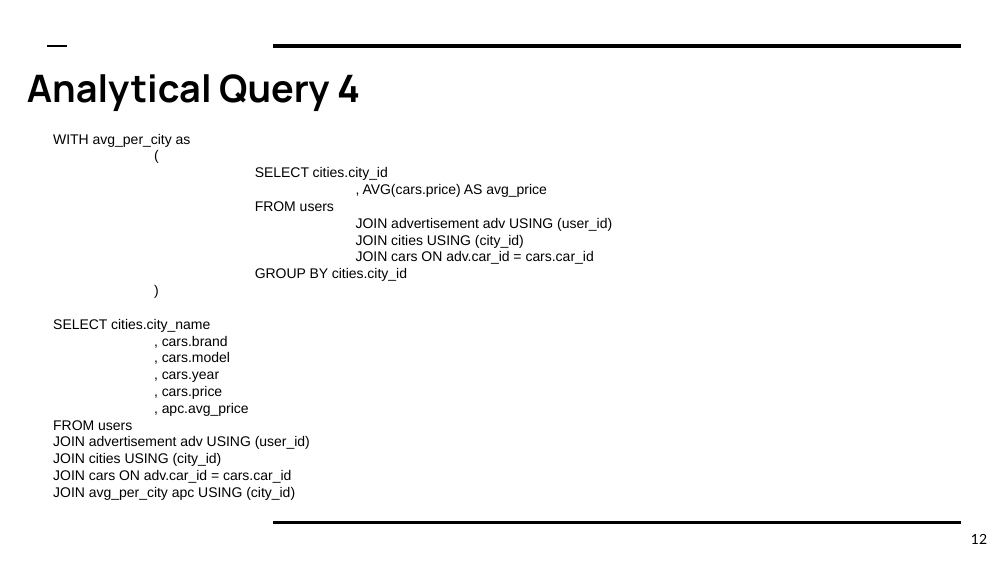
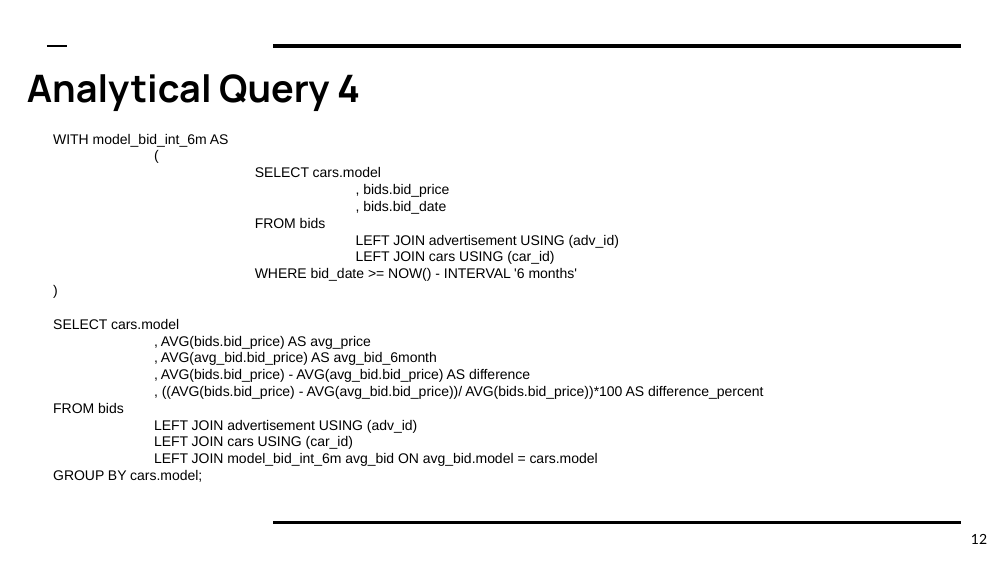
Before and after one commit to KyrieCettyara/Relational-Database-Pacmann-Mobil-Bekas, a slide deck: slide 12 of Presentasi Project.pptx. Drawn at 1008x567 pixels with LibreOffice and Linux fonts; fonts in the diff are those of the drawing. Boxes give left, top, right and bottom in pixels: in the first picture for what was removed or moved away, otherwise in the second. Text is boxed around its words. In the diff, an @@ line names an element or a change of style, - is before the commit and + after.

```diff
--- a/Presentasi Project.pptx
+++ b/Presentasi Project.pptx
@@ text at bbox=[53, 134, 229, 147]: text changed @@
-WITH avg_per_city as
+WITH model_bid_int_6m AS
@@ text at bbox=[255, 167, 619, 281]: text changed @@
-SELECT cities.city_id
-, AVG(cars.price) AS avg_price
-FROM users
-JOIN advertisement adv USING (user_id)
-JOIN cities USING (city_id)
-JOIN cars ON adv.car_id = cars.car_id
-GROUP BY cities.city_id
+SELECT cars.model
+, bids.bid_price
+, bids.bid_date
+FROM bids
+LEFT JOIN advertisement USING (adv_id)
+LEFT JOIN cars USING (car_id)
+WHERE bid_date >= NOW() - INTERVAL '6 months'
@@ text at bbox=[53, 319, 763, 482]: text changed @@
-SELECT cities.city_name
-, cars.brand
-, cars.model
-, cars.year
-, cars.price
-, apc.avg_price
-FROM users
-JOIN advertisement adv USING (user_id)
-JOIN cities USING (city_id)
-JOIN cars ON adv.car_id = cars.car_id
-JOIN avg_per_city apc USING (city_id)
+SELECT cars.model
+, AVG(bids.bid_price) AS avg_price
+, AVG(avg_bid.bid_price) AS avg_bid_6month
+, AVG(bids.bid_price) - AVG(avg_bid.bid_price) AS difference
+, ((AVG(bids.bid_price) - AVG(avg_bid.bid_price))/ AVG(bids.bid_price))*100 AS difference_percent
+FROM bids
+LEFT JOIN advertisement USING (adv_id)
+LEFT JOIN cars USING (car_id)
+LEFT JOIN model_bid_int_6m avg_bid ON avg_bid.model = cars.model
+GROUP BY cars.model;
```
Also in this commit, not shown: 4 other slides changed, 1 other file.
